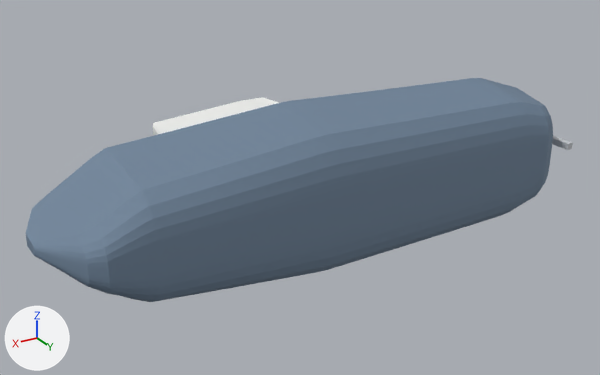
An edit to the glTF model models/mine-clearance-loft-highside.glb, drawn before and after from the same camera.
The view is the same before and after, from a 50 mm lens placed at (1.4, 1.91, 1.09), pointed at (-0.03, -0.47, -0.1). Every picture has the same lights, and +X, +Y and +Z are marked at lower left. The first picture is the older version. Vertices at exactly the same position are counted once.

The first picture shows 'mine-clearance-loft-highside'.
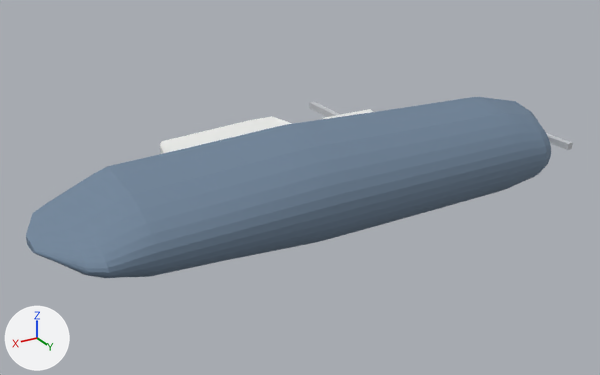
Changed parts and their boxes (x1, y1, x2, y2) in the pictures (600 x 375 px; the box of a moved part takes in the faces that stretch with it):
'mine-clearance-loft-highside', reshaped (19% shorter): before (25, 78, 573, 302); after (26, 97, 573, 278)
part 1 of me_mine_clearance_loft_highside, moved or reshaped (not visible before): after (323, 109, 373, 119)
part 2 of me_mine_clearance_loft_highside, moved or reshaped: before (153, 97, 278, 136); after (160, 116, 292, 154)
part 3 of me_mine_clearance_loft_highside, moved or reshaped: before (25, 78, 553, 302); after (26, 97, 551, 278)
part 4 of me_mine_clearance_loft_highside, moved or reshaped (not visible before): after (309, 102, 341, 117)
part 5 of me_mine_clearance_loft_highside, shading changed: before (34, 78, 551, 300); after (32, 97, 551, 273)

The change, as a diff of the scene's bpy script:
```diff
--- a/models/mine-clearance-loft-highside.glb.py
+++ b/models/mine-clearance-loft-highside.glb.py
@@ me_mine_clearance_loft_highside @@
 # used by ob_mine_clearance_loft_highside; location = (0.0, 0.0, 0.0)
 # before: 1868 (-0.43, -0.93, 0.01), 1869 (-0.41, -0.93, 0.01), 1871 (-0.41, -0.93, -0.01), 1873 (-0.43, -0.93, -0.01)
-me_mine_clearance_loft_highside.from_pydata(...)  # 1907 vertices, 3774 faces; spans x -0.99..0.97, y -0.93..-0.04, z -0.28..0.28
+me_mine_clearance_loft_highside.from_pydata(...)  # 1907 vertices, 3774 faces; spans x -0.99..0.97, y -1.03..-0.04, z -0.2..0.2
+# me_mine_clearance_loft_highside part 1: the loose piece of 617 vertices spanning x -0.36..-0.15, y -0.52..-0.33, z -0.19..0.19 is scaled about its middle by (1, 1, 0.709)
+# me_mine_clearance_loft_highside part 2: the loose piece of 617 vertices spanning x -0.05..0.5, y -0.69..-0.35, z -0.19..0.19 is scaled about its middle by (1, 0.803, 0.709), then moved by (0.0, 0.03, 0.0)
+# me_mine_clearance_loft_highside part 3: 570 of 1907 vertices moved; they spanned x -0.9..0.97, y -0.61..-0.04, z -0.28..0.28 and now span x -0.9..0.97, y -0.56..-0.04, z -0.2..0.2; mean shift (0.0, -0.03, 0.0); largest move (0.69, -0.12, -0.18) -> (0.69, -0.23, -0.13)
+# me_mine_clearance_loft_highside part 4
+for i in [1868, 1869, 1871, 1873]: me_mine_clearance_loft_highside.vertices[i].co += Vector((0.0, -0.1, 0.0))
+# me_mine_clearance_loft_highside part 5: 180 of the faces centred in x -0.88..0.95, y -0.68..-0.04, z -0.26..0.25 are now shaded flat
+# other edits to the shape of me_mine_clearance_loft_highside do not show in these pictures
 me_mine_clearance_loft_highside.materials.append(mat_hull)
```
